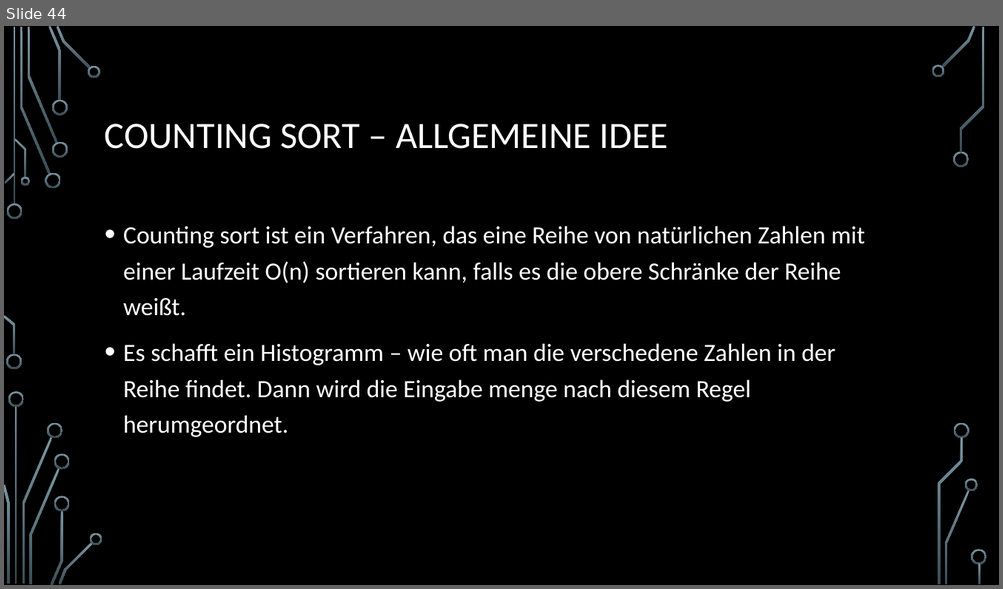
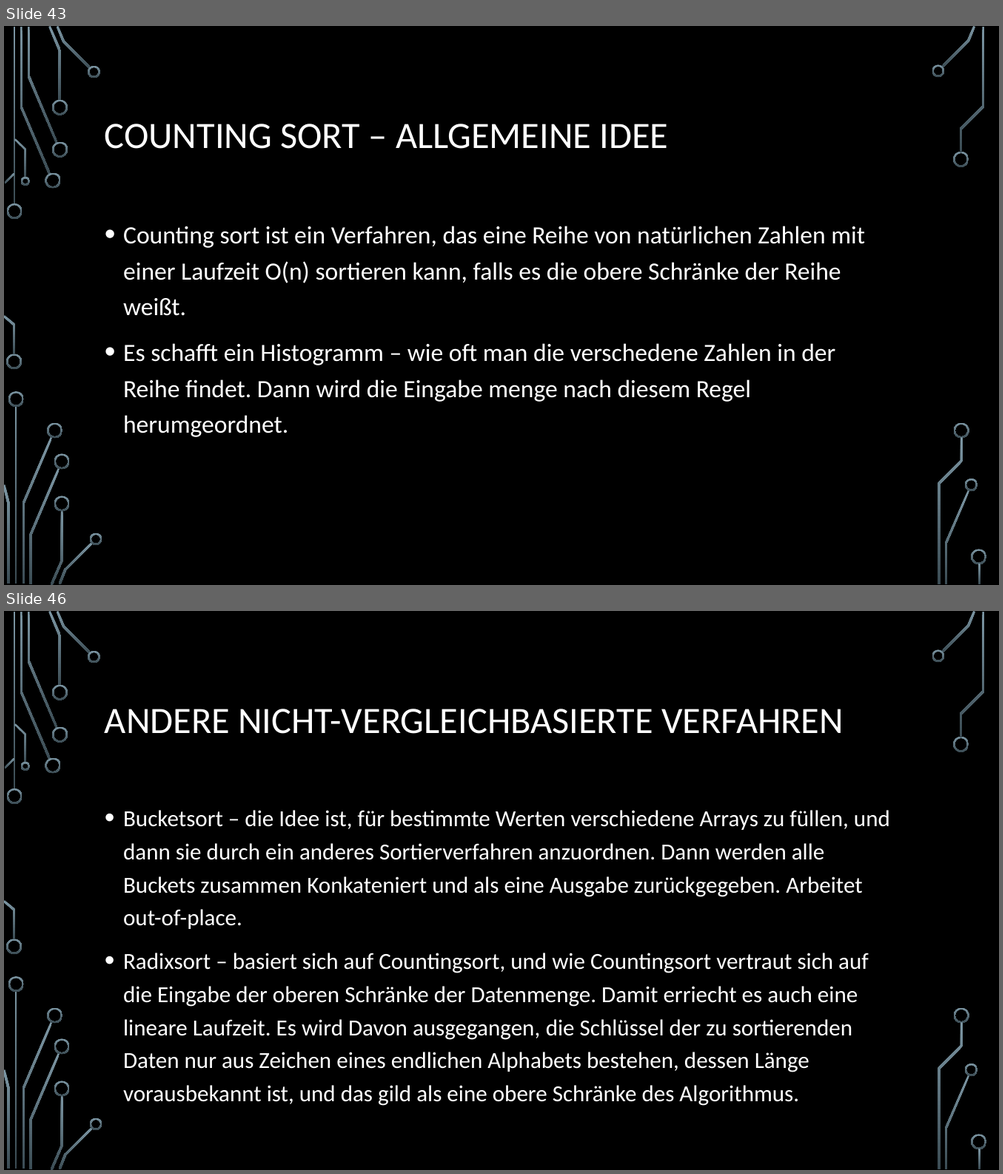
Before and after one commit to d-petrov/SortingAlgorithms, a slide deck: docs/sorting algorithms - presentation/Sortierverfahren.pptx. Shown one above the other, each under a label of ours: slide 44 before the commit, slides 43 and 46 after it; the slides between them are not shown. The pictures are 1003x589 and 1003x1174 pixels, drawn with LibreOffice and Linux fonts; fonts in the diff are those of the drawing; background and template pictures are left out. Boxes give left, top, right and bottom in pixels: in the first picture for what was removed or moved away, otherwise in the second. Text is boxed around its words. In the diff, an @@ line names an element or a change of style, - is before the commit and + after.

```diff
--- a/docs/sorting algorithms - presentation/Sortierverfahren.pptx
+++ b/docs/sorting algorithms - presentation/Sortierverfahren.pptx
@@ slide 46 added at [4,611,999,1170], background picture (left out); not listed: 36 template elements that a slide beside it also shows @@
@@ title added at [105,709,843,734], 36 pt, text #FFFFFF @@
+ANDERE NICHT-VERGLEICHBASIERTE VERFAHREN
@@ text added at [123,810,890,1106], 22.2 pt, text #FFFFFF @@
+• Bucketsort – die Idee ist, für bestimmte Werten verschiedene Arrays zu füllen, und dann sie durch ein anderes Sortierverfahren anzuordnen. Dann werden alle Buckets zusammen Konkateniert und als eine Ausgabe zurückgegeben. Arbeitet out-of-place.
+• Radixsort – basiert sich auf Countingsort, und wie Countingsort vertraut sich auf die Eingabe der oberen Schränke der Datenmenge. Damit erriecht es auch eine lineare Laufzeit. Es wird Davon ausgegangen, die Schlüssel der zu sortierenden Daten nur aus Zeichen eines endlichen Alphabets bestehen, dessen Länge vorausbekannt ist, und das gild als eine obere Schränke des Algorithmus.
@@ what was slide 44 is now slide 43 @@
```
Also in this commit, not shown: 2 slides changed, 4 other slides added, 1 slide removed.
